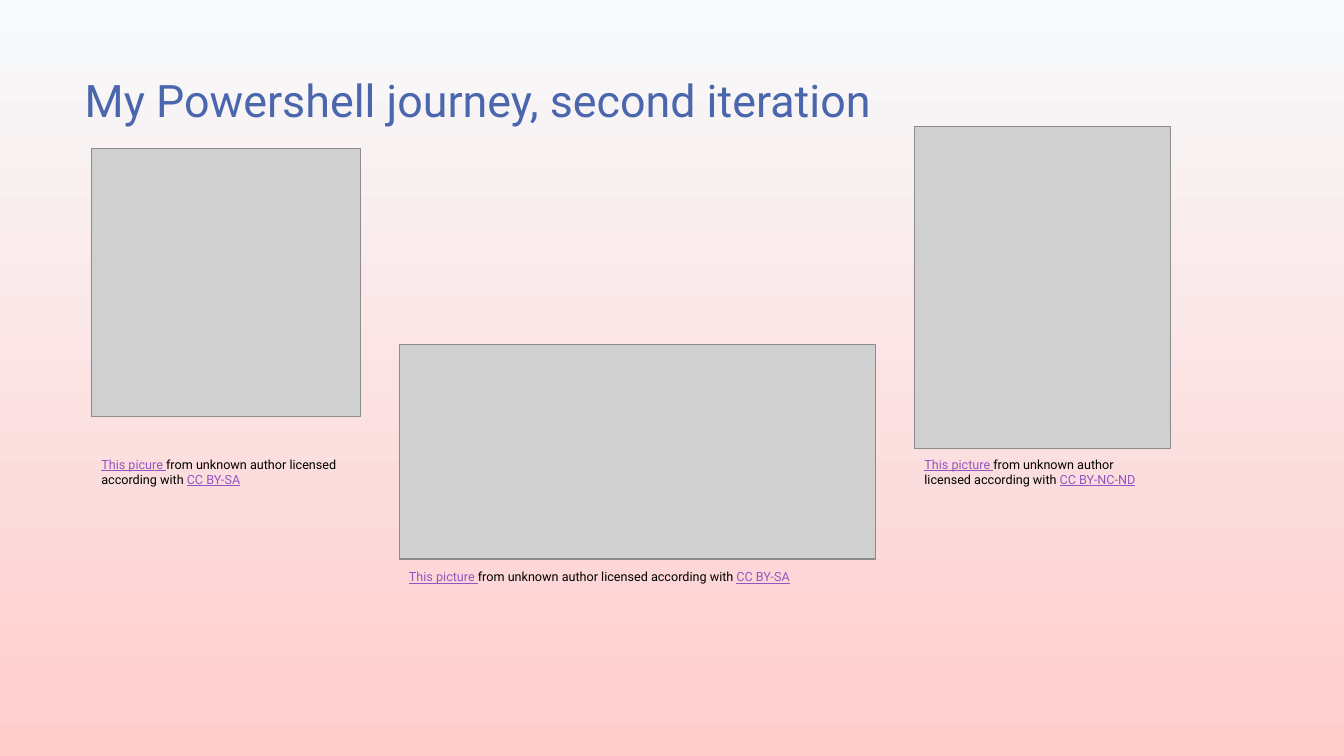
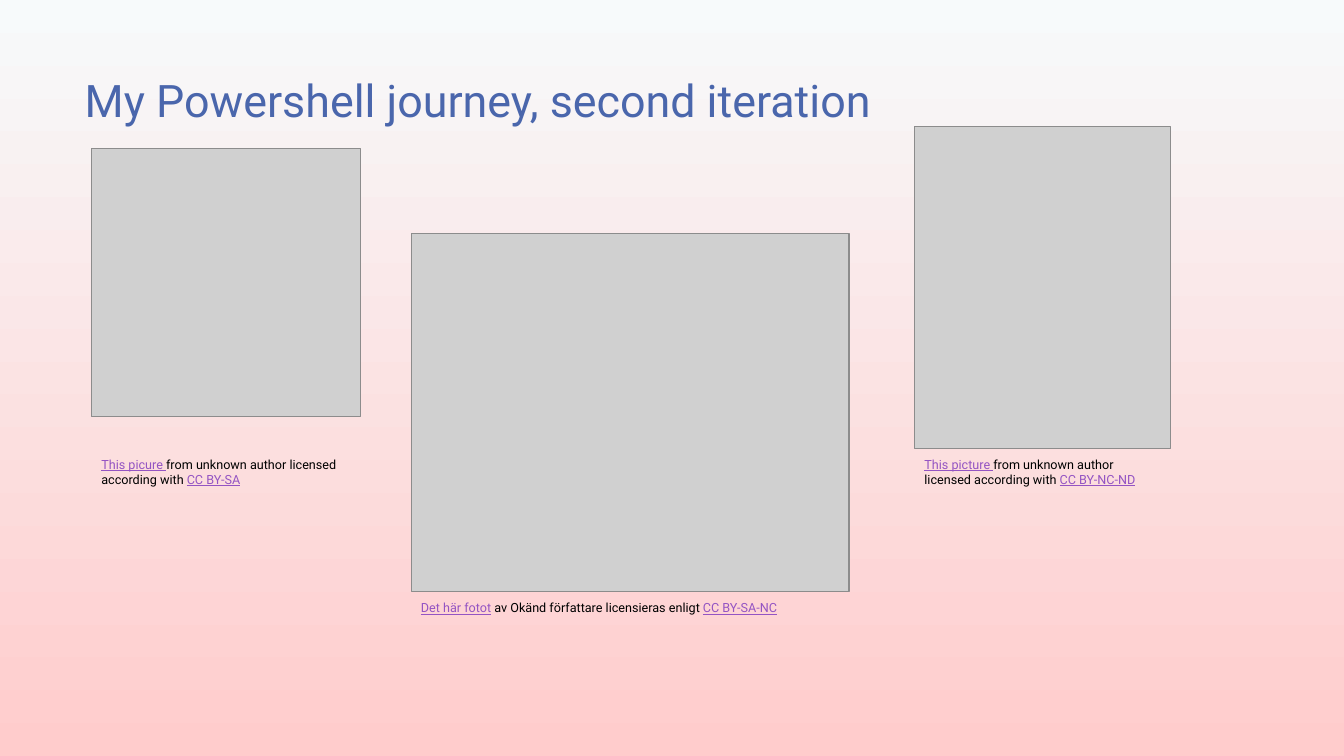
Before and after one commit to transmokopter/Presentations, a slide deck: slide 8 of ILoveDBATools/ILoveDBATools.pptx (slide 7 before the commit). Drawn at 1344x756 pixels with LibreOffice and Linux fonts; fonts in the diff are those of the drawing; grey boxes stand for pictures; background and template pictures are left out. Boxes give left, top, right and bottom in pixels: in the first picture for what was removed or moved away, otherwise in the second. Text is boxed around its words. In the diff, an @@ line names an element or a change of style, - is before the commit and + after.

```diff
--- a/ILoveDBATools/ILoveDBATools.pptx
+++ b/ILoveDBATools/ILoveDBATools.pptx
@@ picture: place and size @@
-picture at [399,345,876,560]
+picture at [411,233,850,591]
@@ text removed at [409,571,790,584] @@
-This picture from unknown author licensed according with CC BY-SA
@@ text added at [421,602,777,615], 9 pt, text #000000 @@
+Det här fotot av Okänd författare licensieras enligt CC BY-SA-NC
```
Also in this commit, not shown: 7 other slides changed, 3 slides added, 1 slide removed, 7 other files.
